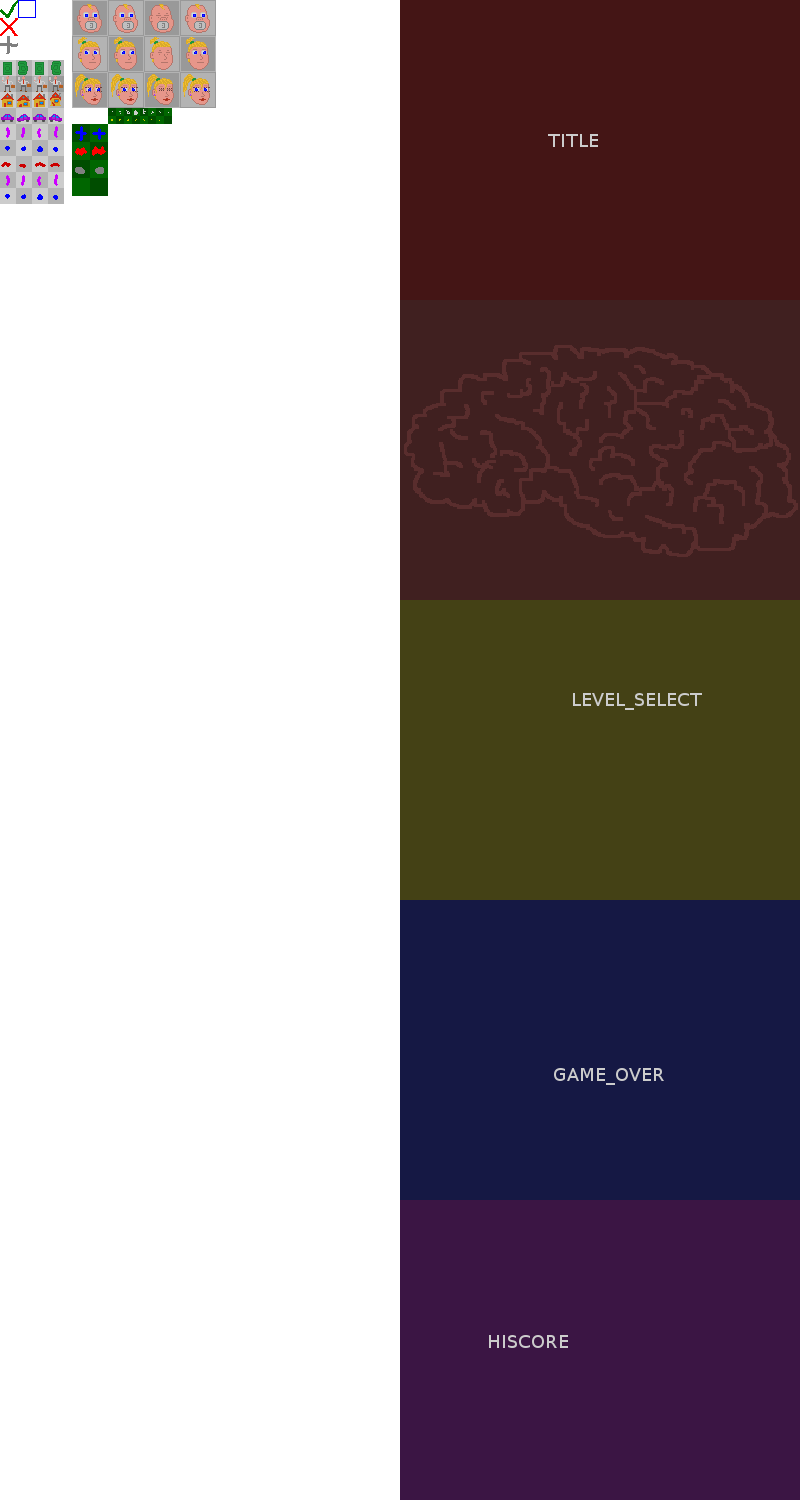
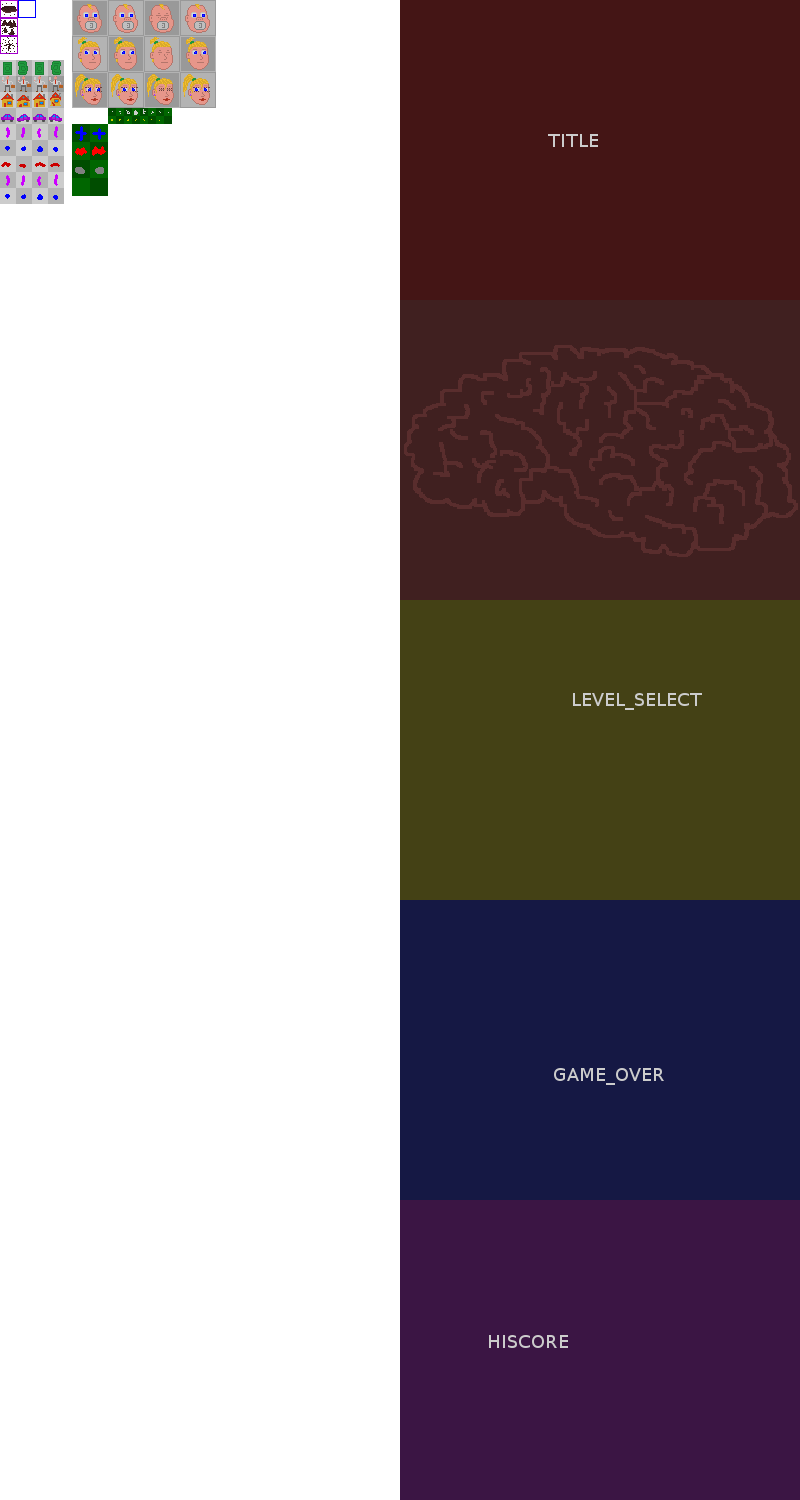
Comparing the layer stacks of the two 800px x 1500px images. Changes:
painted on "gfx" over 0, 0, 18, 54
painted on "helpers" over 0, 0, 18, 54
